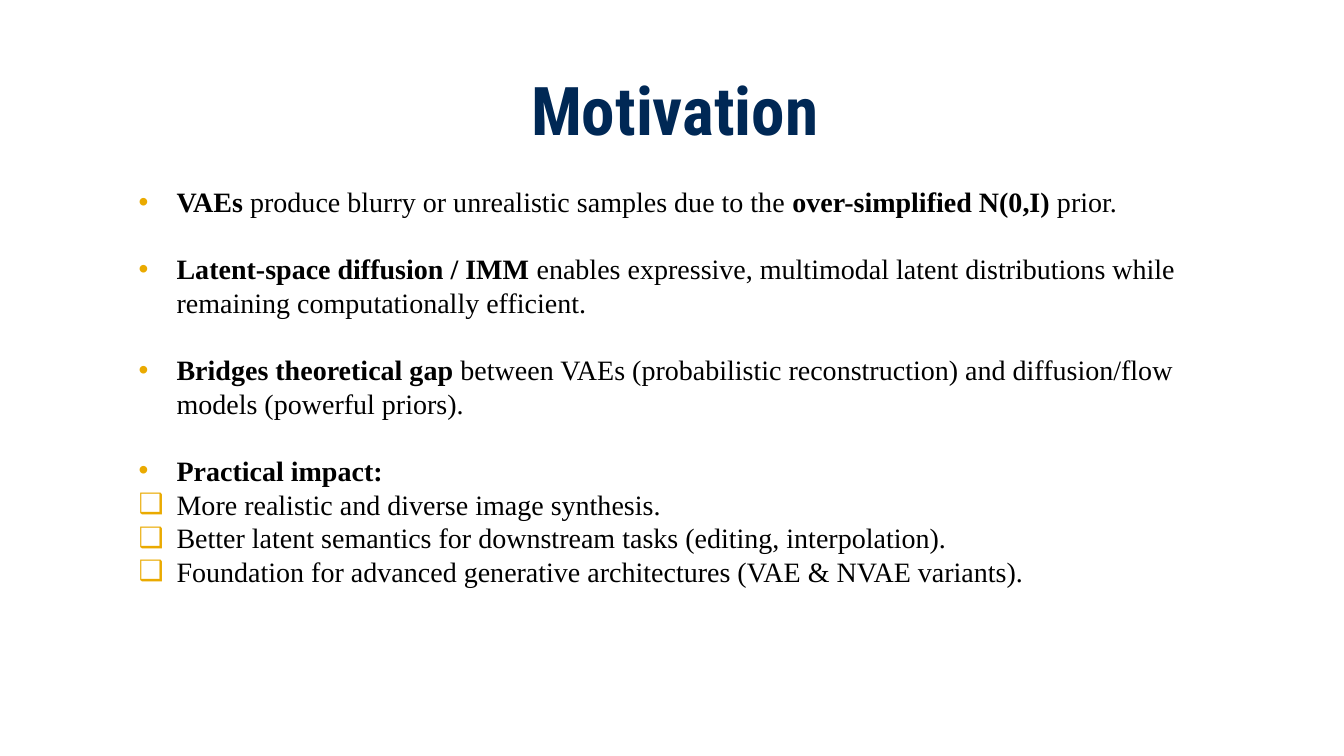
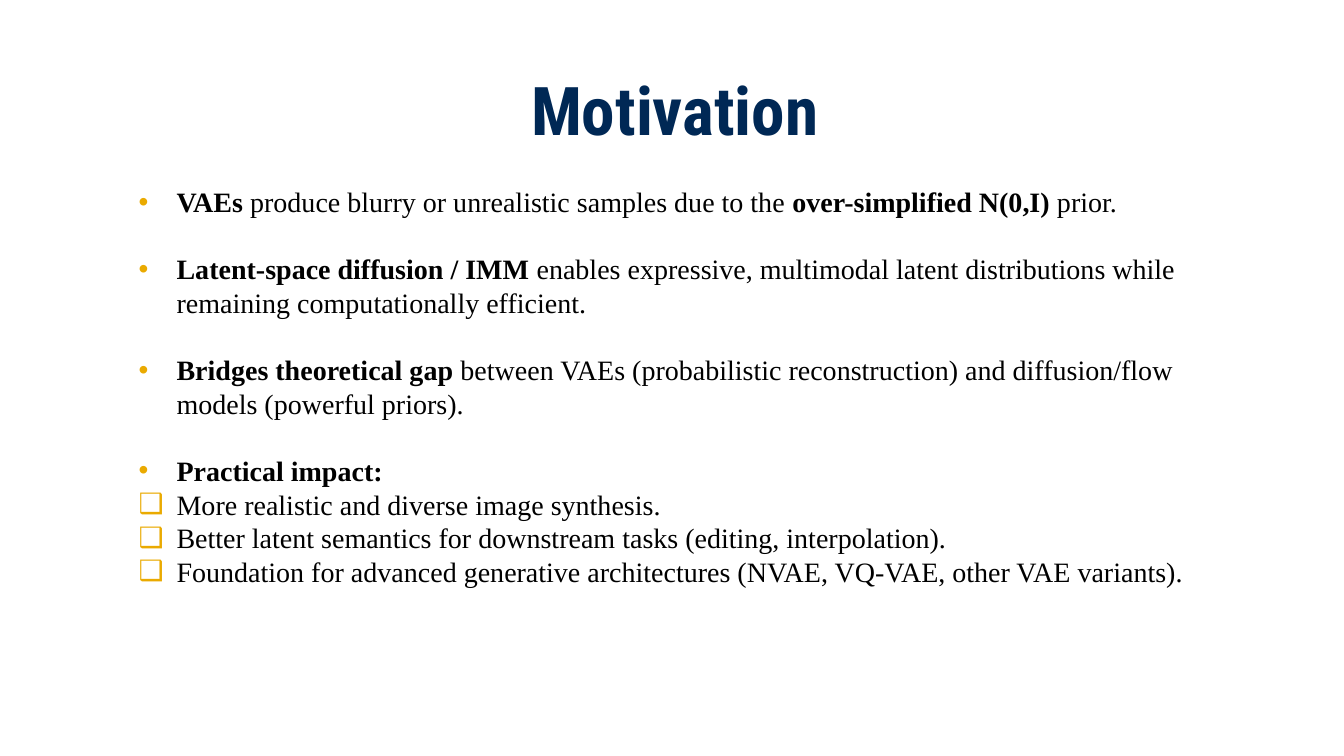
Before and after one commit to imranrimon/imm_vae, a slide deck: slide 4 of IMM_Midterm.pptx. Drawn at 1344x756 pixels with LibreOffice and Linux fonts; fonts in the diff are those of the drawing; background and template pictures are left out. Boxes give left, top, right and bottom in pixels: in the first picture for what was removed or moved away, otherwise in the second. Text is boxed around its words. In the diff, an @@ line names an element or a change of style, - is before the commit and + after.

```diff
--- a/IMM_Midterm.pptx
+++ b/IMM_Midterm.pptx
@@ text at <box>177,562,1183,587</box>: text changed @@
-❑ Foundation for advanced generative architectures (VAE & NVAE variants).
+❑ Foundation for advanced generative architectures (NVAE, VQ-VAE, other VAE variants).
```
Also in this commit, not shown: 3 other slides changed, 3 slides added, 13 slides removed, 1 other file.
